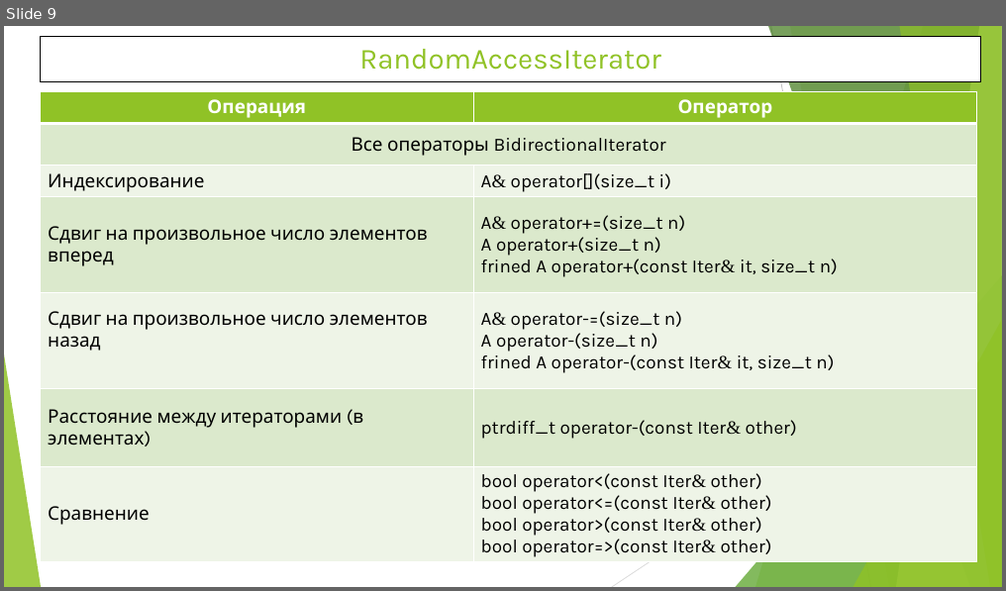
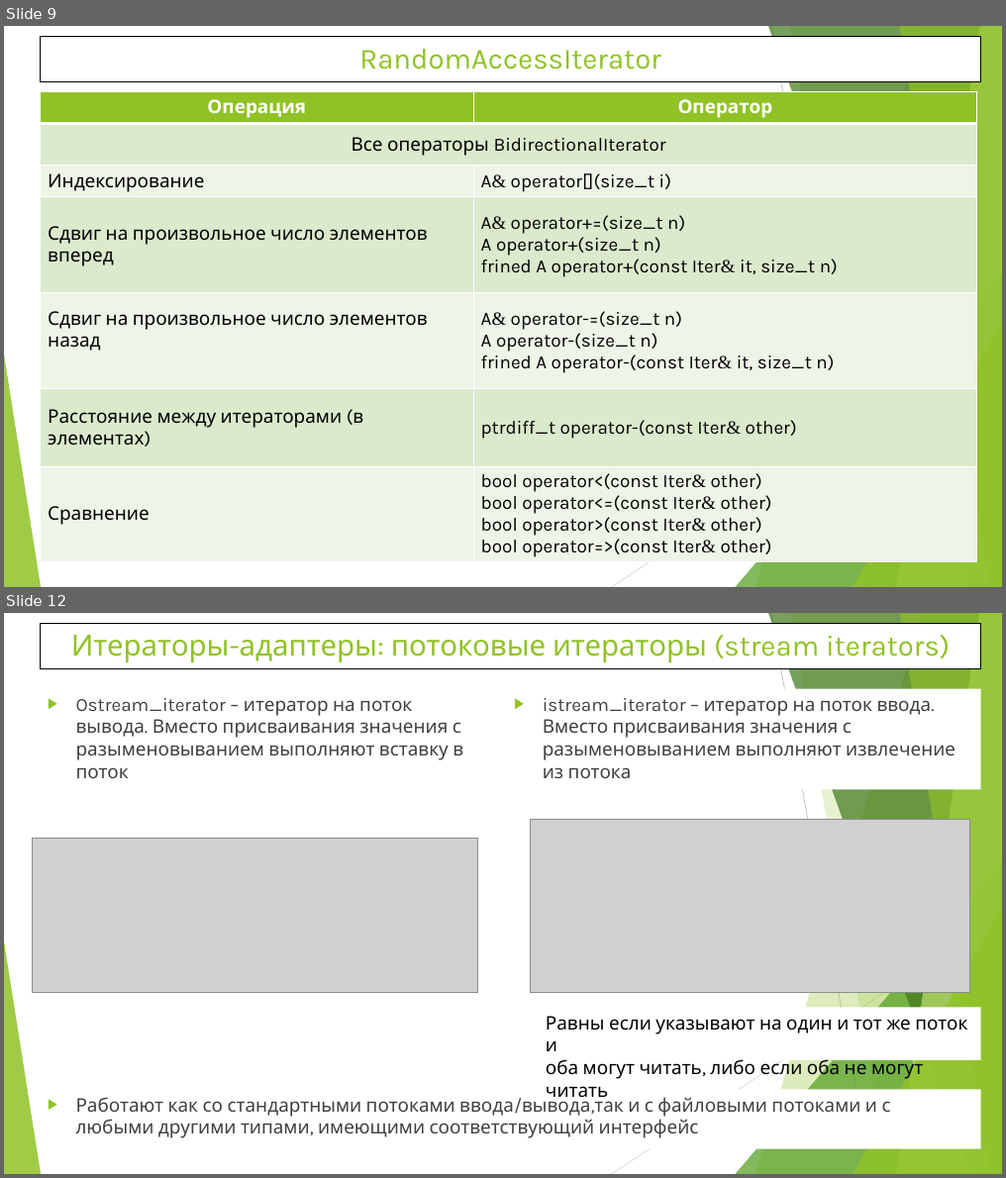
Before and after one commit to WhiteCatStudies/lectures, a slide deck: lecture5/lecture5.pptx. Shown one above the other, each under a label of ours: slide 9 before the commit, slides 9 and 12 after it; the slides between them are not shown. The pictures are 1006x591 and 1006x1178 pixels, drawn with LibreOffice and Linux fonts; fonts in the diff are those of the drawing; grey boxes stand for pictures. Boxes give left, top, right and bottom in pixels: in the first picture for what was removed or moved away, otherwise in the second. Text is boxed around its words. In the diff, an @@ line names an element or a change of style, - is before the commit and + after.

```diff
--- a/lecture5/lecture5.pptx
+++ b/lecture5/lecture5.pptx
@@ slide 12 added at (4,613,1002,1174), background #FFFFFF; not listed: 10 template elements that a slide beside it also shows @@
@@ rectangle added at (40,624,981,668), fill #FFFFFF, outline #000000 0.75 pt, 28 pt, text #90C226 @@
+Итераторы-адаптеры: потоковые итераторы (stream iterators)
@@ text added at (76,698,463,778), 18 pt, text #404040 @@
+▶ Ostream_iterator – итератор на поток вывода. Вместо присваивания значения с разыменовыванием выполняют вставку в поток
@@ rectangle added at (507,688,981,789), fill #FFFFFF, 18 pt, text #404040 @@
+▶ istream_iterator – итератор на поток ввода. Вместо присваивания значения с разыменовыванием выполняют извлечение из потока
@@ picture added at (531,820,970,992) @@
@@ picture added at (32,838,478,992) @@
@@ rectangle added at (539,1008,982,1060), fill #FFFFFF, 18 pt, text #000000 @@
+Равны если указывают на один и тот же поток и
+оба могут читать, либо если оба не могут читать
@@ text added at (76,1094,891,1139), 18 pt, text #404040 @@
+▶ Работают как со стандартными потоками ввода/вывода,так и с файловыми потоками и с любыми другими типами, имеющими соответствующий интерфейс
```
Also in this commit, not shown: 4 slides changed, 1 other slide added, 1 slide removed, 13 other files.
